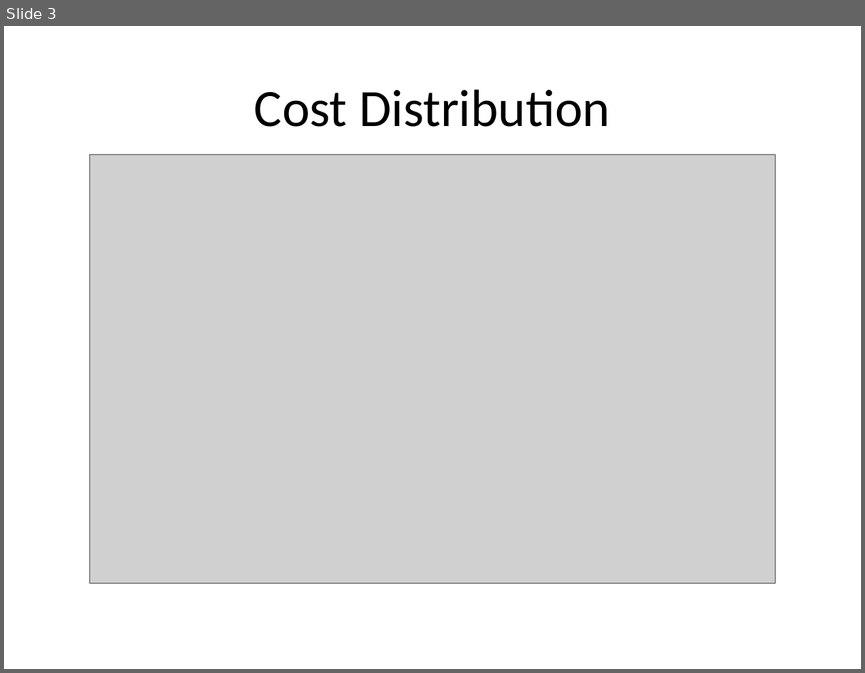
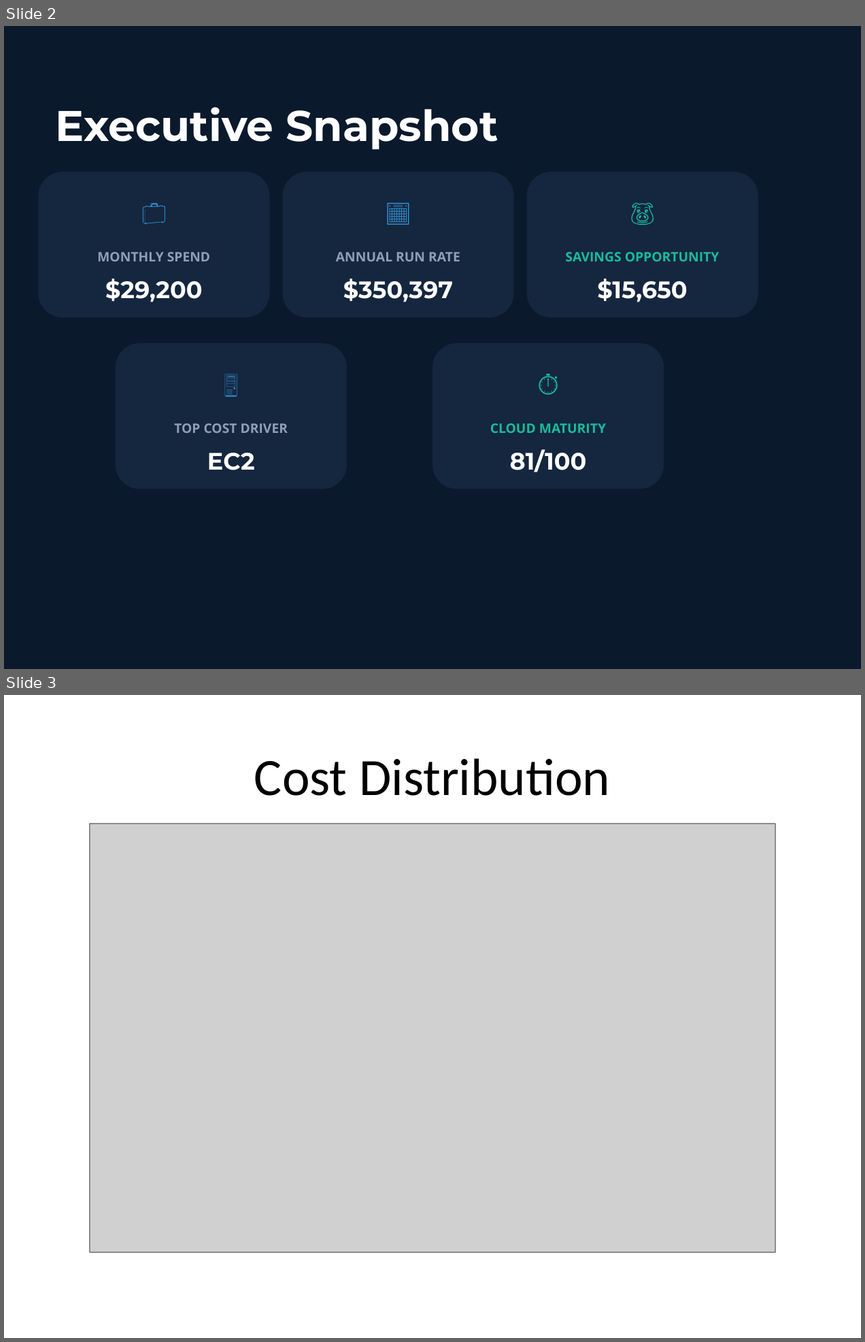
Before and after one commit to Sri2m-dev/AI-Cloud-Advisor, a slide deck: Admin_Portfolio_executive_presentation.pptx. Shown one above the other, each under a label of ours: slide 3 before the commit, slides 2 and 3 after it. The pictures are 865x673 and 865x1342 pixels, drawn with LibreOffice and Linux fonts; fonts in the diff are those of the drawing; grey boxes stand for pictures. Boxes give left, top, right and bottom in pixels: in the first picture for what was removed or moved away, otherwise in the second. Text is boxed around its words. In the diff, an @@ line names an element or a change of style, - is before the commit and + after.

```diff
--- a/Admin_Portfolio_executive_presentation.pptx
+++ b/Admin_Portfolio_executive_presentation.pptx
@@ slide 2 added at box(4, 26, 861, 669), background #FFFFFF @@
@@ rectangle added at box(4, 26, 861, 669), fill #0B192C @@
@@ text added at box(55, 107, 498, 150), 36 pt, text #FFFFFF, bold @@
+Executive Snapshot
@@ rounded rectangle added at box(38, 172, 270, 317), fill #15263F @@
@@ rounded rectangle added at box(283, 172, 514, 317), fill #15263F @@
@@ rounded rectangle added at box(527, 172, 758, 317), fill #15263F @@
@@ text added at box(133, 193, 175, 236), 20 pt, text #3498DB @@
+💼
@@ text added at box(377, 193, 419, 236), 20 pt, text #3498DB @@
+📅
@@ text added at box(621, 193, 664, 236), 20 pt, text #1ABC9C @@
+🐷
@@ text added at box(97, 252, 210, 261), 11 pt, text #8FA0B5, bold @@
+MONTHLY SPEND
@@ text added at box(336, 252, 460, 261), 11 pt, text #8FA0B5, bold @@
+ANNUAL RUN RATE
@@ text added at box(565, 252, 719, 261), 11 pt, text #1ABC9C, bold @@
+SAVINGS OPPORTUNITY
@@ text added at box(105, 278, 203, 302), 20 pt, text #FFFFFF, bold @@
+$29,200
@@ text added at box(343, 278, 453, 302), 20 pt, text #FFFFFF, bold @@
+$350,397
@@ text added at box(597, 278, 687, 302), 20 pt, text #FFFFFF, bold @@
+$15,650
@@ rounded rectangle added at box(116, 343, 347, 488), fill #15263F @@
@@ rounded rectangle added at box(432, 343, 664, 488), fill #15263F @@
@@ text added at box(209, 365, 252, 407), 20 pt, text #3498DB @@
+🖥️
@@ text added at box(527, 365, 570, 407), 20 pt, text #1ABC9C @@
+⏱️
@@ text added at box(174, 423, 288, 433), 11 pt, text #8FA0B5, bold @@
+TOP COST DRIVER
@@ text added at box(490, 423, 606, 433), 11 pt, text #1ABC9C, bold @@
+CLOUD MATURITY
@@ text added at box(207, 452, 255, 470), 20 pt, text #FFFFFF, bold @@
+EC2
@@ text added at box(510, 449, 587, 472), 20 pt, text #FFFFFF, bold @@
+81/100
```
Also in this commit, not shown: 2 slides changed, 1 slide removed, 36 other files.
